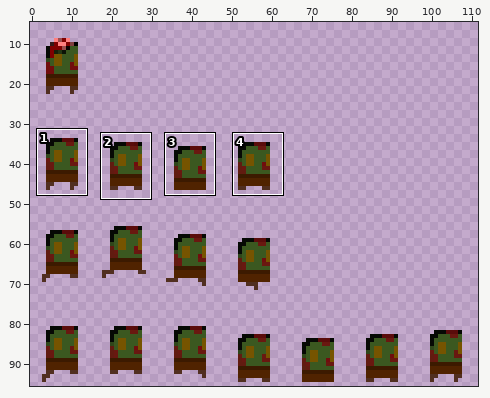
Sprite sheet -- core/assets/textures/zombie2.png. Above: a wide view before the commit, with the close-up outlined.
Close-up. Before the edit:
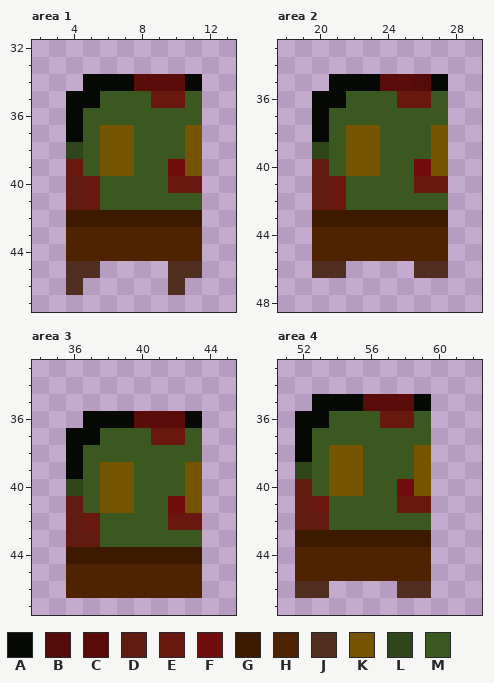
The file is 112x96 pixels. Pixels under 10% opacity are left out. Colours within 5 levels of each other are drawn and written as one. Shown: area 1: x 2..13, y 32..47; area 2: x 18..29, y 33..48; area 3: x 34..45, y 33..47; area 4: x 51..62, y 33..47. The wide view leaves out empty margins. The commit also changed other parts of the picture, which this record leaves out.
Palette (. is transparent): A #060904  B #530c0a  C #5a0c0b  D #611b10  E #691810  F #710d0d  G #3c1a00  H #502300  J #512f20  K #765400  L #2f461a  M #3b5820
Pixels before, area 1, first column x 4:
34 .AAACCCA
35 AAMMMEEM
36 AMMMMMMM
37 AMKKMMMK
38 LMKKMMMK
39 EMKKMMFK
40 DEMMMMEE
41 DEMMMMMM
42 GGGGGGGG
43 HHHHHHHH
44 HHHHHHHH
45 JJ....JJ
46 J.....J.
Pixels before, area 2, first column x 20:
35 .AAACCBA
36 AAMMMEEM
37 AMMMMMMM
38 AMKKMMMK
39 LMKKMMMK
40 DMKKMMFK
41 DEMMMMEE
42 DEMMMMMM
43 GGGGGGGG
44 HHHHHHHH
45 HHHHHHHH
46 JJ....JJ
Pixels before, area 3, first column x 36:
36 .AAACCCA
37 AAMMMEEM
38 AMMMMMMM
39 AMKKMMMK
40 LMKKMMMK
41 DMKKMMFK
42 DEMMMMEE
43 DDMMMMMM
44 GGGGGGGG
45 HHHHHHHH
46 HHHHHHHH
Pixels before, area 4, first column x 52:
35 .AAACCCA
36 AAMMMEEM
37 AMMMMMMM
38 AMKKMMMK
39 LMKKMMMK
40 DMKKMMFK
41 DEMMMMEE
42 DDMMMMMM
43 GGGGGGGG
44 HHHHHHHH
45 HHHHHHHH
46 JJ....JJ
The result:
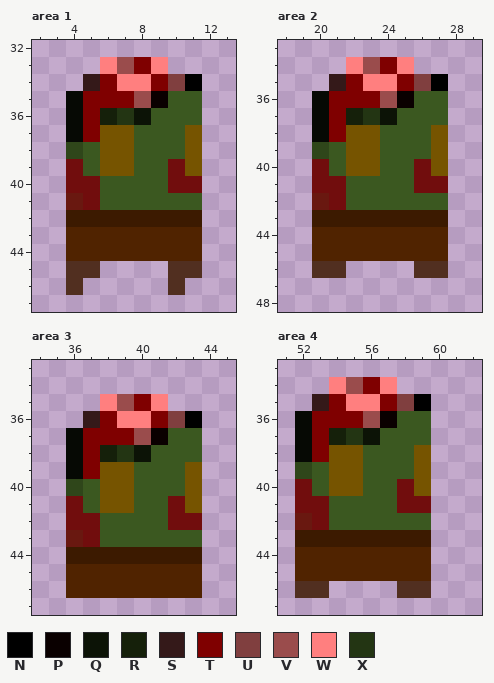
Colours new in this view: N #000000  P #0a0000  Q #0c1306  R #15200a  S #341919  T #7f0000  U #803f3f  V #9a4c4c  W #ff7f7f  X #233513
Diff:
Changed rows in their new state; - is an unchanged pixel.
Area 1:
first column x 4:
33 --WVTW--
34 -STWWTUN
35 -TTTVPM-
36 -TRXQ---
37 -T------
39 F-------
40 FF----FF
41 EF------
Area 2:
first column x 20:
34 --WVTW--
35 -STWWTUN
36 -TTTVPM-
37 -TRXQ---
38 -T------
40 F-------
41 FF----FF
42 EF------
Area 3:
first column x 36:
35 --WVTW--
36 -STWWTUN
37 -TTTVPM-
38 -TRXQ---
39 -T------
41 F-------
42 FF----FF
43 EF------
Area 4:
first column x 52:
34 --WVTW--
35 -STWWTUN
36 -TTTVPM-
37 -TRXQ---
38 -T------
40 F-------
41 FF----FF
42 EF------
Boxes around the changes in both close-ups, in picture pixels (x1, y1, x2, y2):
changed: (66, 57, 202, 210)
changed: (312, 57, 448, 210)
changed: (66, 394, 202, 547)
changed: (295, 377, 431, 530)
